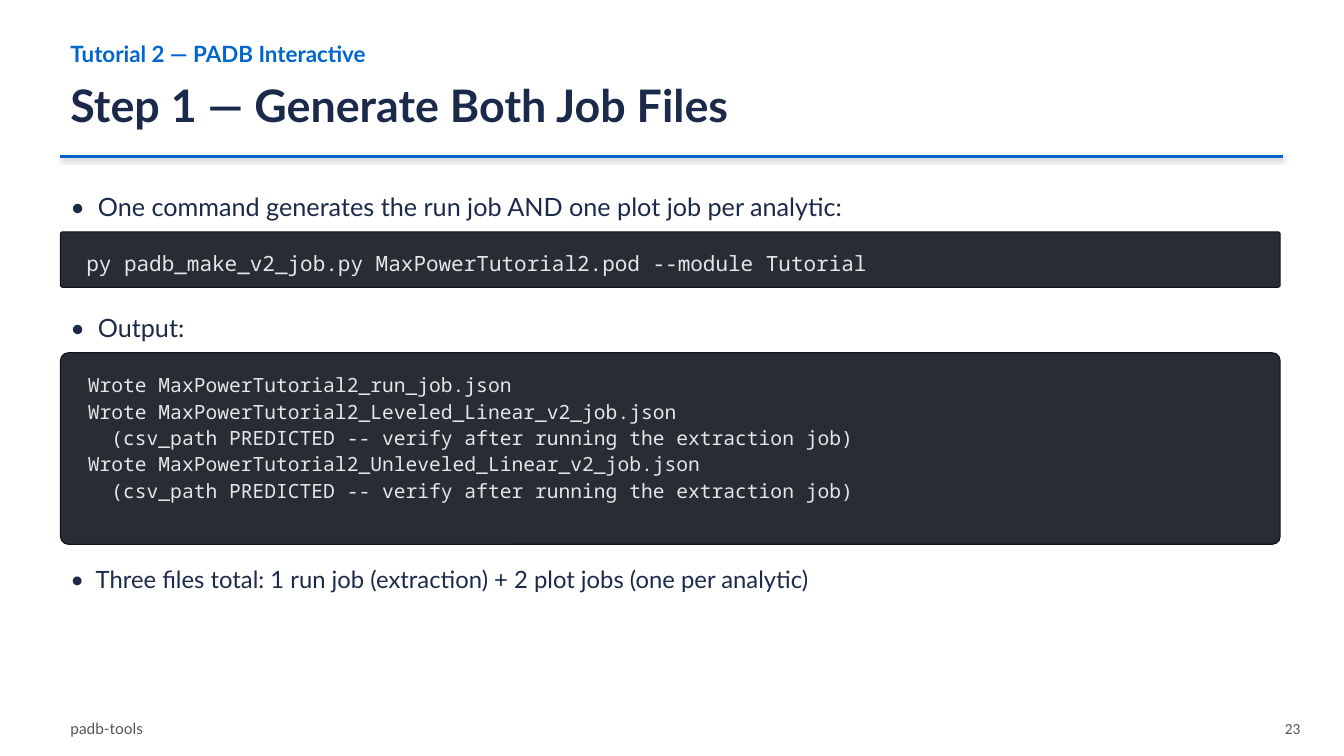
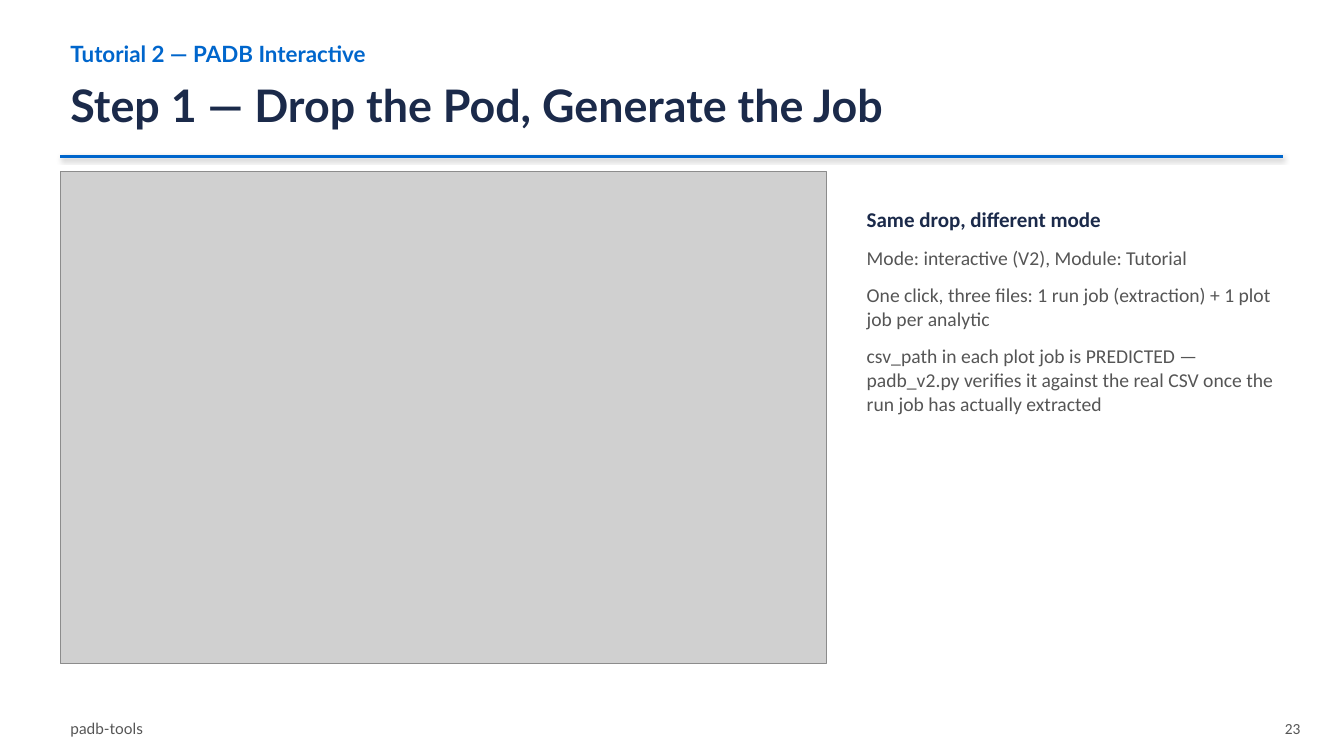
Before and after one commit to damurray/padb-tools, a slide deck: slide 23 of PADB_Simple_and_Interactive.pptx. Drawn at 1344x756 pixels with LibreOffice and Linux fonts; fonts in the diff are those of the drawing; grey boxes stand for pictures. Boxes give left, top, right and bottom in pixels: in the first picture for what was removed or moved away, otherwise in the second. Text is boxed around its words. In the diff, an @@ line names an element or a change of style, - is before the commit and + after.

```diff
--- a/PADB_Simple_and_Interactive.pptx
+++ b/PADB_Simple_and_Interactive.pptx
@@ text at box(70, 88, 883, 130): text changed @@
-Step 1 — Generate Both Job Files
+Step 1 — Drop the Pod, Generate the Job
@@ picture added at box(60, 171, 827, 664) @@
@@ text removed at box(98, 197, 842, 221) @@
-• One command generates the run job AND one plot job per analytic:
@@ rounded rectangle removed at box(60, 232, 1280, 287) @@
-py padb_make_v2_job.py MaxPowerTutorial2.pod --module Tutorial
@@ text added at box(867, 212, 1273, 415), 14 pt, text #555555 @@
+Same drop, different mode
+Mode: interactive (V2), Module: Tutorial
+One click, three files: 1 run job (extraction) + 1 plot job per analytic
+csv_path in each plot job is PREDICTED — padb_v2.py verifies it against the real CSV once the run job has actually extracted
@@ text removed at box(98, 318, 184, 342) @@
-• Output:
@@ rounded rectangle removed at box(60, 353, 1280, 544) @@
-Wrote MaxPowerTutorial2_run_job.json
-Wrote MaxPowerTutorial2_Leveled_Linear_v2_job.json
-(csv_path PREDICTED -- verify after running the extraction job)
-Wrote MaxPowerTutorial2_Unleveled_Linear_v2_job.json
-(csv_path PREDICTED -- verify after running the extraction job)
@@ text removed at box(96, 569, 808, 593) @@
-• Three files total: 1 run job (extraction) + 2 plot jobs (one per analytic)
```
Also in this commit, not shown: 1 other slide changed, 3 slides added, 3 slides removed, 7 other files.
